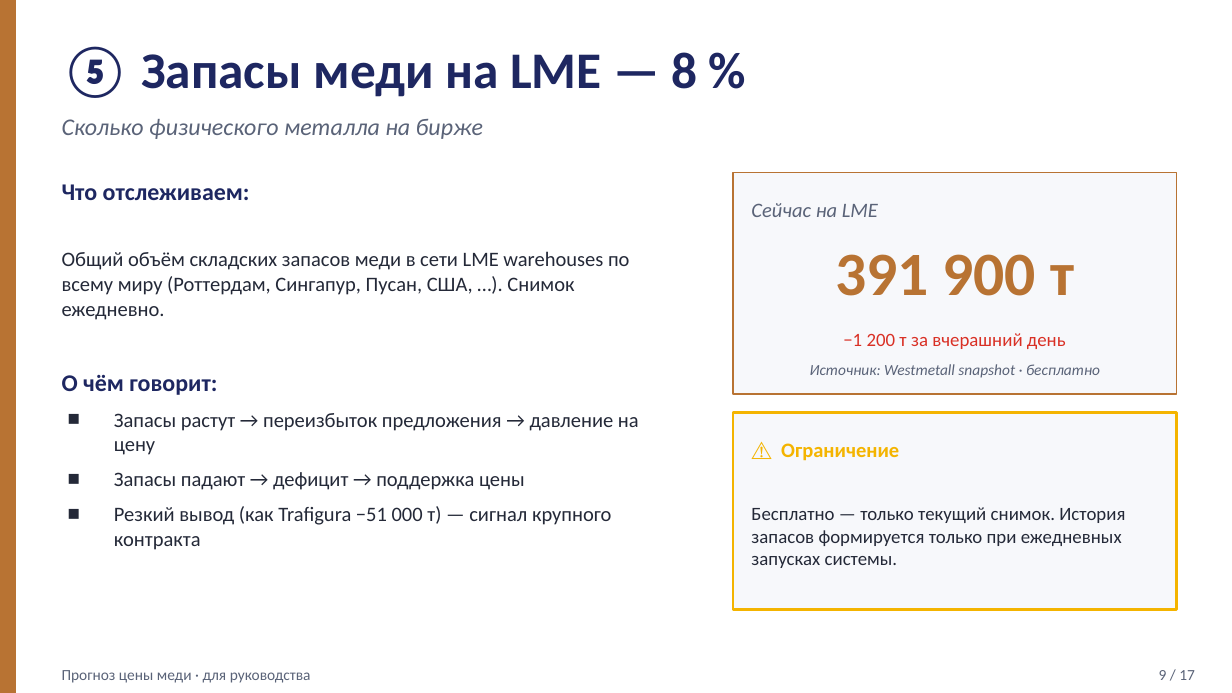
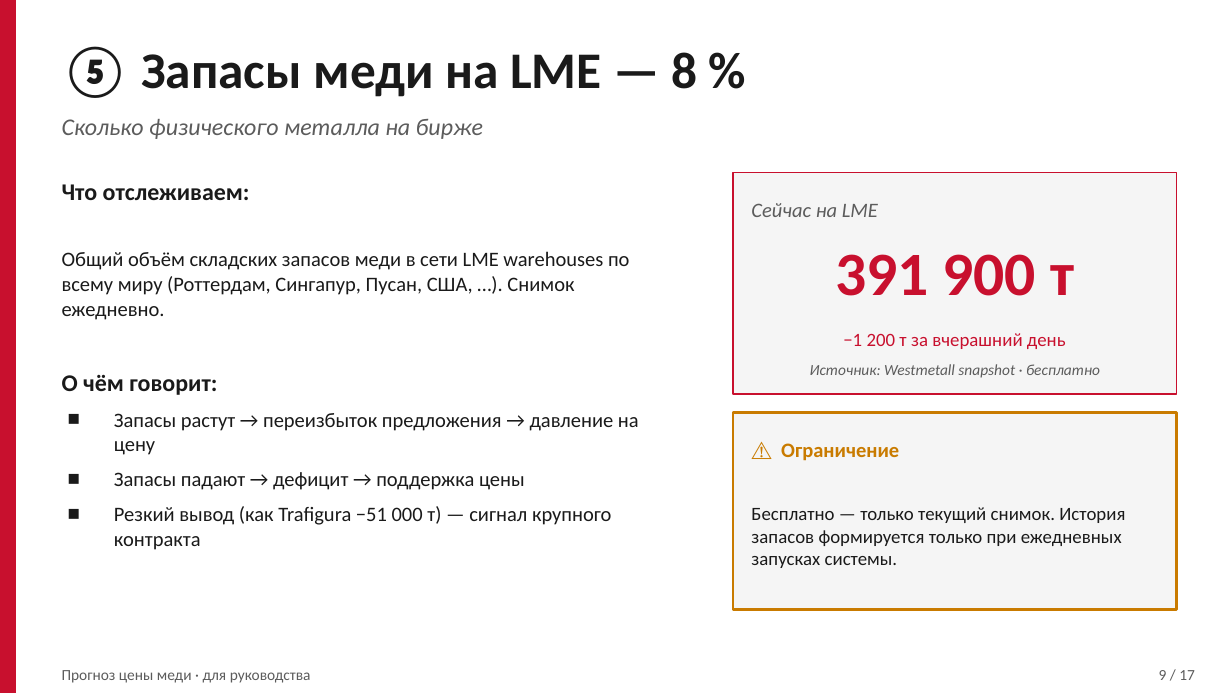
Before and after one commit to art6765/copper-forecast, a slide deck: slide 9 of presentation/Copper_Forecast_For_Director.pptx. Drawn at 1232x693 pixels with LibreOffice and Linux fonts; fonts in the diff are those of the drawing. Boxes give left, top, right and bottom in pixels: in the first picture for what was removed or moved away, otherwise in the second. Text is boxed around its words. In the diff, an @@ line names an element or a change of style, - is before the commit and + after.

```diff
--- a/presentation/Copper_Forecast_For_Director.pptx
+++ b/presentation/Copper_Forecast_For_Director.pptx
@@ rectangle at bbox=[0, 0, 15, 692]: fill #B87333 to #C8102E; outline #B87333 1 pt to #C8102E 1 pt @@
@@ rectangle at bbox=[733, 172, 1177, 394]: fill #F7F8FB to #F5F5F5; outline #B87333 1 pt to #C8102E 1 pt @@
@@ text "391 900 т" at bbox=[835, 254, 1074, 296]: text colour #B87333 to #C8102E @@
@@ text "−1 200 т за вчерашний ..." at bbox=[843, 333, 1066, 349]: text colour #D93025 to #C8102E @@
@@ text colour #1E2761 to #1A1A1A in 3 elements at bbox=[62, 46, 697, 98], bbox=[62, 184, 250, 200], bbox=[62, 375, 217, 395] @@
@@ rectangle at bbox=[733, 413, 1177, 610]: fill #F7F8FB to #F5F5F5; outline #F4B400 1.5 pt to #C97B00 1.5 pt @@
@@ text "⚠ Ограничение" at bbox=[781, 443, 899, 461]: text colour #F4B400 to #C97B00 @@
@@ text colour #242938 to #1A1A1A in 3 elements at bbox=[62, 251, 629, 320], bbox=[114, 413, 639, 550], bbox=[751, 507, 1125, 568] @@
@@ text colour #5A6378 to #5C5C5C in 5 elements at bbox=[62, 119, 484, 139], bbox=[751, 203, 878, 217], bbox=[810, 364, 1100, 378], bbox=[62, 670, 311, 683], bbox=[1159, 670, 1195, 680] @@
```
Also in this commit, not shown: 16 other slides changed, 1 other file.
